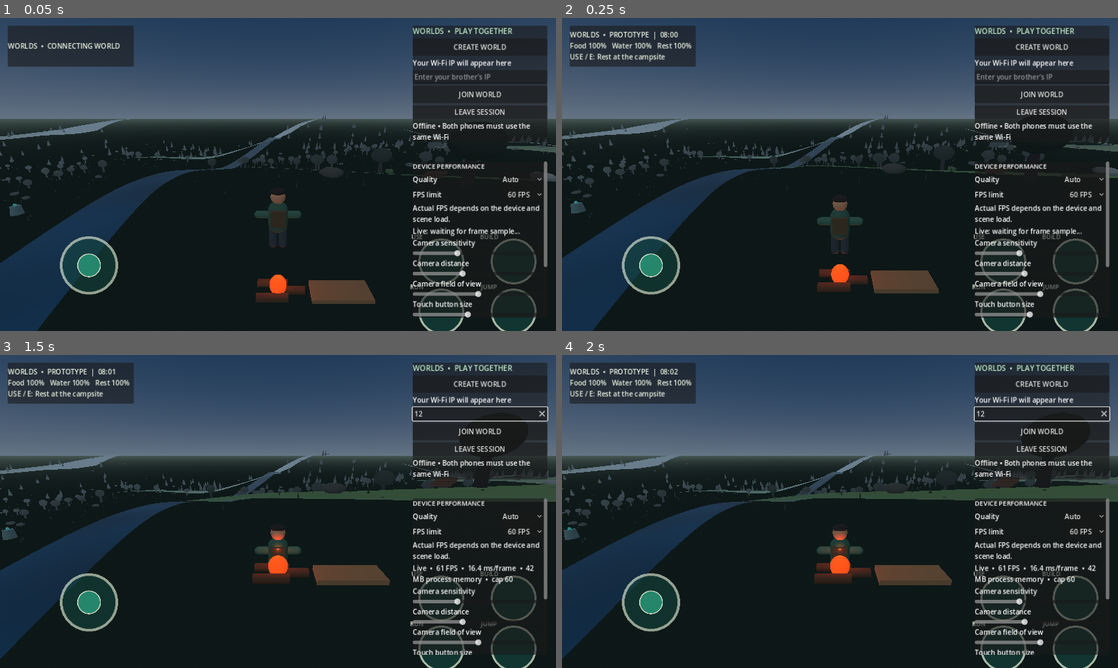
Above: before the commit, frames 1-4 (two rows, left to right).
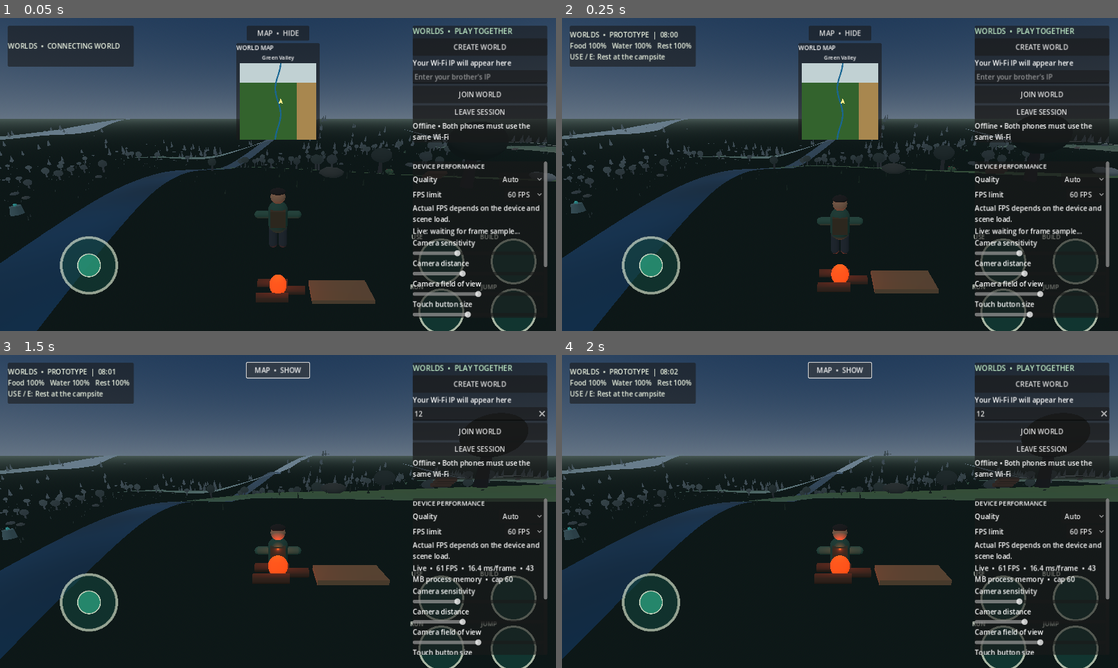
Above: after the commit, the same moments.

Repository: loayh523-lab/WORLDS
Game: Godot game, scene res://scenes/main.tscn
Two runs of this game, one before a commit and one after it. Both use one fixed random seed, a clock stepped at 60 frames per second and the inputs below.
Inputs (mouse positions are in pixels of both pictures, inside the frame that each line leads up to):
- Up to frame 1 (0.05 s): no input
- Up to frame 2 (0.25 s): no input
- Up to frame 3 (1.5 s): click (478, 414) at 0.52 s; type "12" at 0.6 s; click (278, 370) at 1.25 s, where only the run after the commit has a clickable "MAP • HIDE"
- Up to frame 4 (2 s): no input

The runs differ from the first frame. In frame 1, 5.1% of the frame differs, in the area x 42-58%, y 2-39%; in frame 2, 5.1%; in frame 3, 0.4%; in frame 4, 0.4%.

Commit message:
Add live minimap and biome-aware player navigation

Diff:
--- a/scripts/main.gd
+++ b/scripts/main.gd
@@ -83,6 +83,12 @@
 var camera_fov := 70.0
 var button_opacity := 0.82
 var control_scale := 1.0
+var minimap_panel: PanelContainer
+var minimap_background: TextureRect
+var minimap_marker: Polygon2D
+var minimap_region_label: Label
+var minimap_toggle_button: Button
+var minimap_size := 176.0
 var control_layout_edit_mode := false
 var layout_drag_action := ""
 var layout_touch_index := -1
@@ -720,6 +726,7 @@
     _create_network_panel(layer)
     _create_settings_panel(layer)
     _create_build_panel(layer)
+    _create_minimap(layer)
 
 func _create_virtual_joystick(screen_size: Vector2) -> void:
     joystick_center = Vector2(screen_size.x * 0.16, screen_size.y * 0.79)
@@ -854,6 +861,111 @@
 
 func _on_control_released(action: String) -> void:
     pressed_actions.erase(action)
+
+func _create_minimap(layer: CanvasLayer) -> void:
+    var map_image := Image.create(192, 192, false, Image.FORMAT_RGBA8)
+    for y in range(192):
+        for x in range(192):
+            var world_x := (float(x) / 191.0 - 0.5) * WORLD_SIZE
+            var world_z := (float(y) / 191.0 - 0.5) * WORLD_SIZE
+            var pixel_color := Color(0.20, 0.39, 0.18)
+            if world_x > 125.0:
+                pixel_color = Color(0.66, 0.53, 0.31)
+            if world_z < -125.0:
+                pixel_color = Color(0.76, 0.82, 0.83)
+            var river_center := sin(world_z * 0.018) * 18.0
+            if absf(world_x - river_center) < 5.0:
+                pixel_color = Color(0.10, 0.40, 0.58)
+            map_image.set_pixel(x, y, pixel_color)
+
+    var map_texture := ImageTexture.create_from_image(map_image)
+    minimap_panel = PanelContainer.new()
+    minimap_panel.name = "WorldMinimap"
+    minimap_panel.position = Vector2(get_viewport().get_visible_rect().size.x * 0.5 - 96.0, 58.0)
+    minimap_panel.custom_minimum_size = Vector2(192.0, 218.0)
+    layer.add_child(minimap_panel)
+
+    var map_column := VBoxContainer.new()
+    map_column.add_theme_constant_override("separation", 3)
+    minimap_panel.add_child(map_column)
+
+    var header := HBoxContainer.new()
+    map_column.add_child(header)
+
+    var title := Label.new()
+    title.text = "WORLD MAP"
+    title.size_flags_horizontal = Control.SIZE_EXPAND_FILL
+    title.add_theme_font_size_override("font_size", 14)
+    header.add_child(title)
+
+    minimap_region_label = Label.new()
+    minimap_region_label.text = "Green Valley"
+    minimap_region_label.horizontal_alignment = HORIZONTAL_ALIGNMENT_CENTER
+    minimap_region_label.add_theme_font_size_override("font_size", 12)
+    map_column.add_child(minimap_region_label)
+
+    var map_frame := Control.new()
+    map_frame.custom_minimum_size = Vector2(minimap_size, minimap_size)
+    map_frame.size_flags_horizontal = Control.SIZE_SHRINK_CENTER
+    map_column.add_child(map_frame)
+
+    minimap_background = TextureRect.new()
+    minimap_background.texture = map_texture
+    minimap_background.expand_mode = TextureRect.EXPAND_IGNORE_SIZE
+    minimap_background.stretch_mode = TextureRect.STRETCH_SCALE
+    minimap_background.size = Vector2(minimap_size, minimap_size)
+    map_frame.add_child(minimap_background)
+
+    var border := ReferenceRect.new()
+    border.border_color = Color(0.85, 0.89, 0.79, 0.85)
+    border.editor_only = false
+    border.mouse_filter = Control.MOUSE_FILTER_IGNORE
+    border.set_anchors_and_offsets_preset(Control.PRESET_FULL_RECT)
+    map_frame.add_child(border)
+
+    minimap_marker = Polygon2D.new()
+    minimap_marker.name = "PlayerMapArrow"
+    minimap_marker.polygon = PackedVector2Array([
+        Vector2(0.0, -7.0),
+        Vector2(5.5, 6.0),
+        Vector2(0.0, 3.2),
+        Vector2(-5.5, 6.0)
+    ])
+    minimap_marker.color = Color(1.0, 0.93, 0.54)
+    minimap_marker.position = Vector2(minimap_size * 0.5, minimap_size * 0.5)
+    minimap_background.add_child(minimap_marker)
+
+    minimap_toggle_button = Button.new()
+    minimap_toggle_button.name = "ToggleWorldMap"
+    minimap_toggle_button.text = "MAP  •  HIDE"
+    minimap_toggle_button.position = Vector2(get_viewport().get_visible_rect().size.x * 0.5 - 72.0, 18.0)
+    minimap_toggle_button.custom_minimum_size = Vector2(144.0, 34.0)
+    minimap_toggle_button.pressed.connect(_toggle_minimap)
+    layer.add_child(minimap_toggle_button)
+    _update_minimap()
+
+func _toggle_minimap() -> void:
+    if not minimap_panel:
+        return
+    minimap_panel.visible = not minimap_panel.visible
+    if minimap_toggle_button:
+        minimap_toggle_button.text = "MAP  •  HIDE" if minimap_panel.visible else "MAP  •  SHOW"
+
+func _update_minimap() -> void:
+    if not player or not minimap_marker:
+        return
+    var half_world := WORLD_SIZE * 0.5
+    var normalized_x := clampf((player.global_position.x + half_world) / WORLD_SIZE, 0.0, 1.0)
+    var normalized_z := clampf((player.global_position.z + half_world) / WORLD_SIZE, 0.0, 1.0)
+    minimap_marker.position = Vector2(normalized_x * minimap_size, normalized_z * minimap_size)
+    minimap_marker.rotation = player.rotation.y
+    if minimap_region_label:
+        if player.global_position.x > 125.0:
+            minimap_region_label.text = "Eastern Dunes"
+        elif player.global_position.z < -125.0:
+            minimap_region_label.text = "Northern Highlands"
+        else:
+            minimap_region_label.text = "Green Valley"
 
 func _create_network_panel(layer: CanvasLayer) -> void:
     var screen_size := get_viewport().get_visible_rect().size
@@ -1163,6 +1275,8 @@
     _update_remote_players(delta)
     _update_adaptive_quality(delta)
     metrics_refresh_timer += delta
+    if minimap_marker and player:
+        _update_minimap()
     if metrics_refresh_timer >= 0.75 and metrics_label:
         metrics_refresh_timer = 0.0
         var current_fps := Engine.get_frames_per_second()
